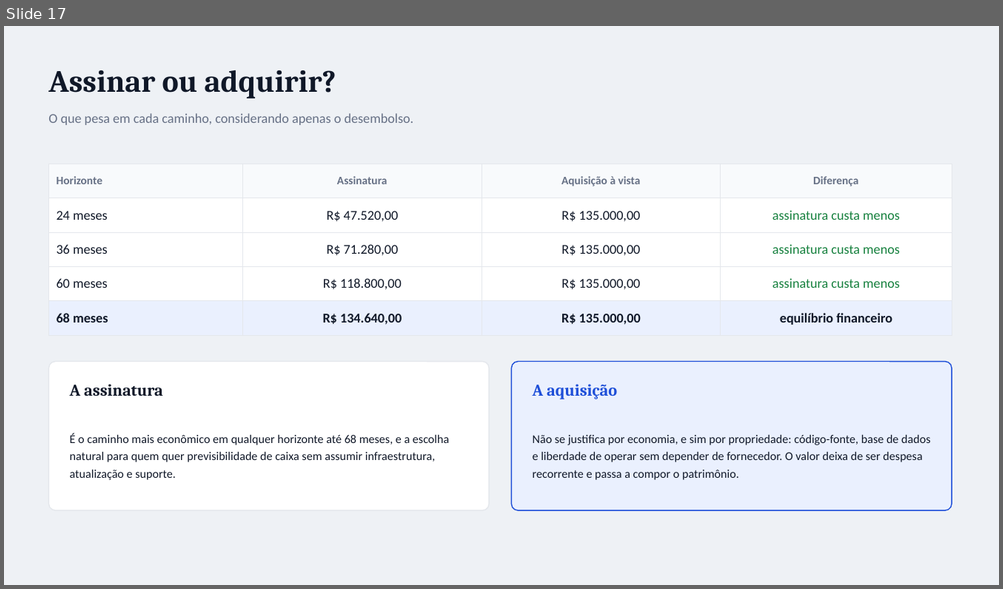
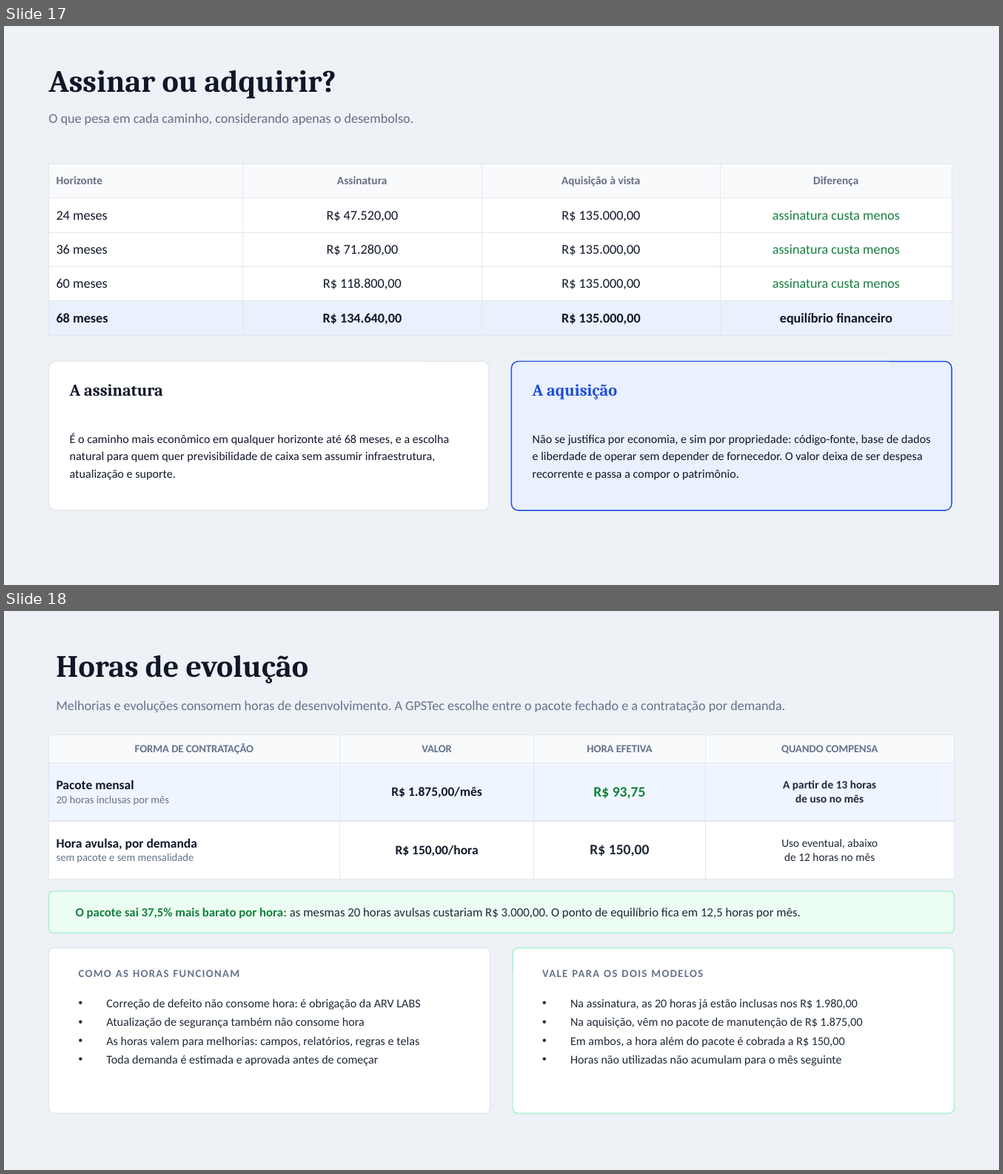
Before and after one commit to adersonvitoria/workflow-operacional, a slide deck: docs/Proposta-Comercial-Operacao-GpsTecRS.pptx. Shown one above the other, each under a label of ours: slide 17 before the commit, slides 17 and 18 after it. The pictures are 1003x589 and 1003x1174 pixels, drawn with LibreOffice and Linux fonts; fonts in the diff are those of the drawing. Boxes give left, top, right and bottom in pixels: in the first picture for what was removed or moved away, otherwise in the second. Text is boxed around its words. In the diff, an @@ line names an element or a change of style, - is before the commit and + after.

```diff
--- a/docs/Proposta-Comercial-Operacao-GpsTecRS.pptx
+++ b/docs/Proposta-Comercial-Operacao-GpsTecRS.pptx
@@ slide 18 added at (x1=4, y1=611, x2=999, y2=1170), background #EEF1F5 @@
@@ text added at (x1=56, y1=655, x2=308, y2=684), 30 pt, text #101828, bold @@
+Horas de evolução
@@ text added at (x1=56, y1=701, x2=785, y2=712), 13 pt, text #64748B @@
+Melhorias e evoluções consomem horas de desenvolvimento. A GPSTec escolhe entre o pacote fechado e a contratação por demanda.
@@ table added at (x1=48, y1=735, x2=954, y2=866), 3 rows, 4 columns @@
+FORMA DE CONTRATAÇÃO | VALOR | HORA EFETIVA | QUANDO COMPENSA
+Pacote mensal 20 horas inclusas por mês | R$ 1.875,00/mês | R$ 93,75 | A partir de 13 horas / de uso no mês
+Hora avulsa, por demanda sem pacote e sem mensalidade | R$ 150,00/hora | R$ 150,00 | Uso eventual, abaixo / de 12 horas no mês
@@ rounded rectangle added at (x1=48, y1=891, x2=954, y2=934), fill #ECFDF3, outline #A7F3D0 1 pt @@
@@ text added at (x1=76, y1=908, x2=800, y2=919), 12 pt, text #1F2937 @@
+O pacote sai 37,5% mais barato por hora: as mesmas 20 horas avulsas custariam R$ 3.000,00. O ponto de equilíbrio fica em 12,5 horas por mês.
@@ rounded rectangle added at (x1=48, y1=948, x2=490, y2=1114), fill #FFFFFF, outline #E2E8F0 1 pt @@
@@ rounded rectangle added at (x1=513, y1=948, x2=955, y2=1114), fill #FFFFFF, outline #A7F3D0 1 pt @@
@@ text added at (x1=79, y1=970, x2=240, y2=977), 10.5 pt, text #64748B, bold @@
+COMO AS HORAS FUNCIONAM
@@ text added at (x1=542, y1=970, x2=703, y2=977), 10.5 pt, text #64748B, bold @@
+VALE PARA OS DOIS MODELOS
@@ text added at (x1=106, y1=999, x2=420, y2=1066), 11.5 pt, text #1F2937 @@
+• Correção de defeito não consome hora: é obrigação da ARV LABS
+• Atualização de segurança também não consome hora
+• As horas valem para melhorias: campos, relatórios, regras e telas
+• Toda demanda é estimada e aprovada antes de começar
@@ text added at (x1=570, y1=999, x2=862, y2=1066), 11.5 pt, text #1F2937 @@
+• Na assinatura, as 20 horas já estão inclusas nos R$ 1.980,00
+• Na aquisição, vêm no pacote de manutenção de R$ 1.875,00
+• Em ambos, a hora além do pacote é cobrada a R$ 150,00
+• Horas não utilizadas não acumulam para o mês seguinte
```
Also in this commit, not shown: 2 slides changed, 2 other files.
